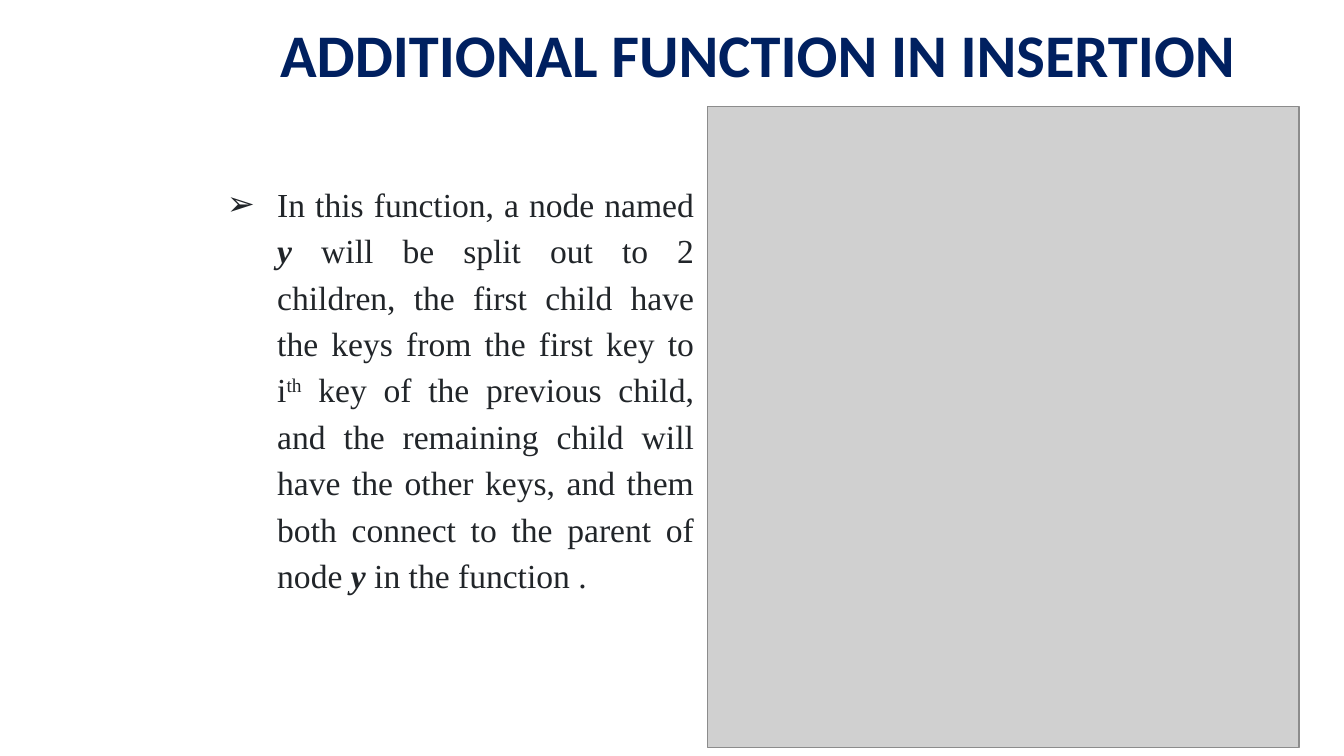
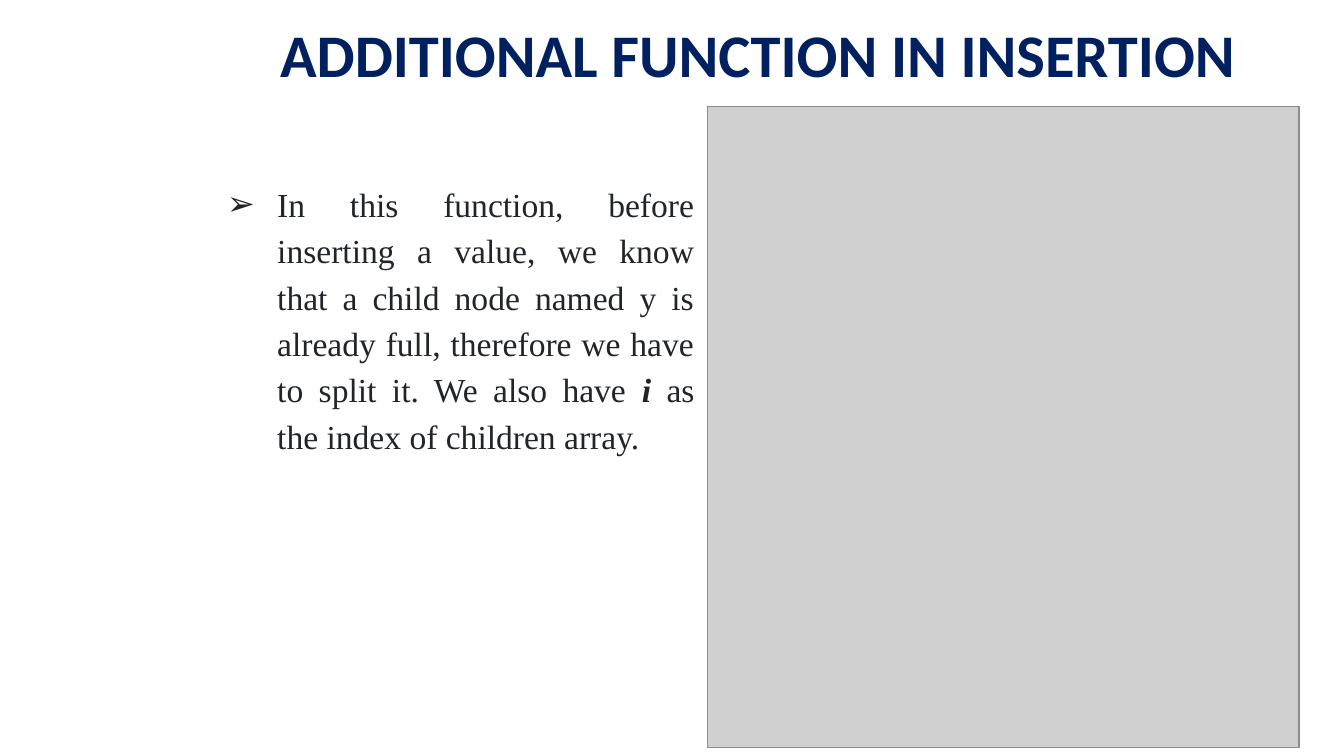
Before and after one commit to viettungvuong/Seminar, a slide deck: slide 26 of Seminar.pptx. Drawn at 1344x756 pixels with LibreOffice and Linux fonts; fonts in the diff are those of the drawing; grey boxes stand for pictures; background and template pictures are left out. Boxes give left, top, right and bottom in pixels: in the first picture for what was removed or moved away, otherwise in the second. Text is boxed around its words. In the diff, an @@ line names an element or a change of style, - is before the commit and + after.

Commit message:
Update phan split children

```diff
--- a/Seminar.pptx
+++ b/Seminar.pptx
@@ text at (277, 193, 695, 455): text changed @@
-➢ In this function, a node named y will be split out to 2 children, the first child have the keys from the first key to ith key of the previous child, and the remaining child will have the other keys, and them both connect to the parent of node y in the function .
+➢ In this function, before inserting a value, we know that a child node named y is already full, therefore we have to split it. We also have i as the index of children array.
```
Also in this commit, not shown: 1 other file.
